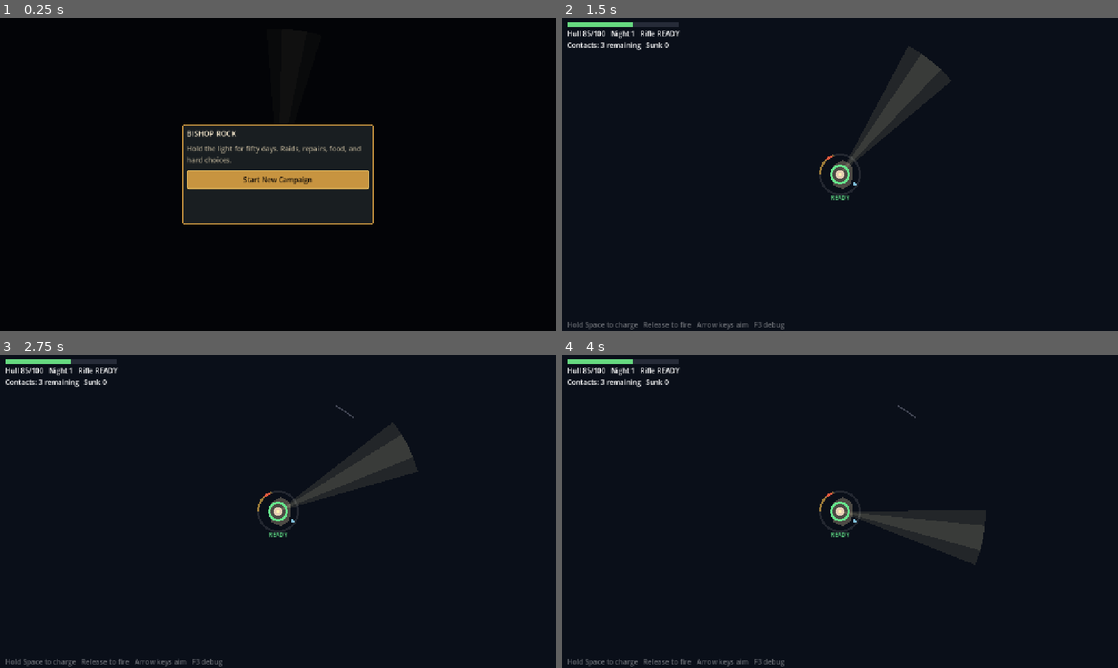
Above: before the commit, frames 1-4 (two rows, left to right).
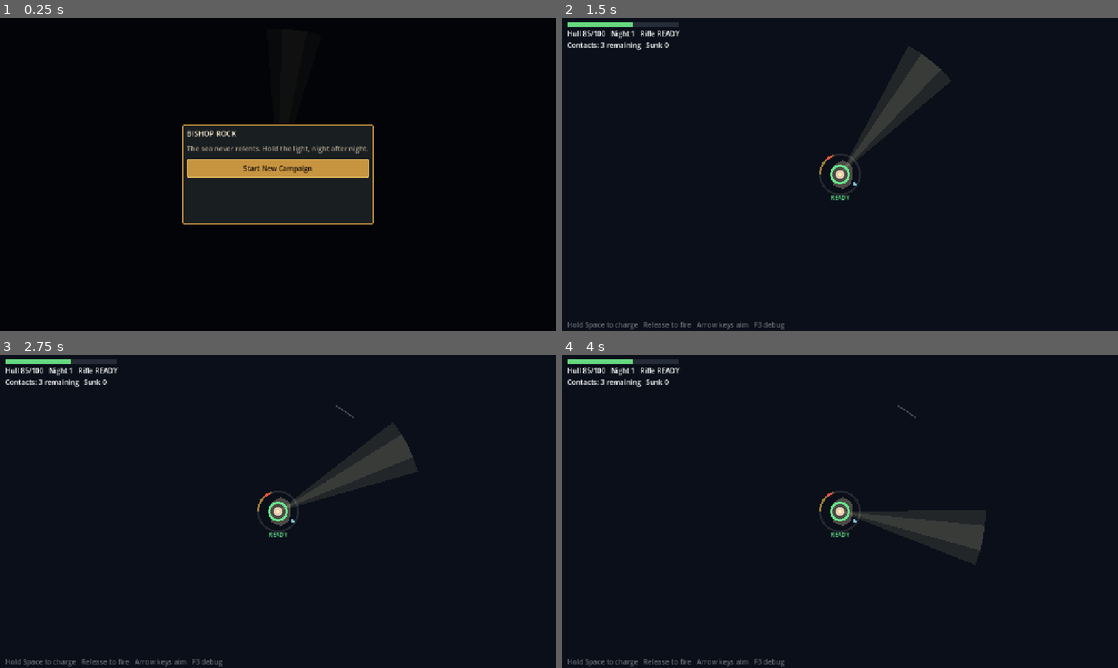
Above: after the commit, the same moments.

Repository: favet/Bishop-Rock
Game: Godot game, scene res://scenes/main/Main.tscn
The game is run twice, just before and just after one commit, with the same random seed, the same clock (stepped at 60 frames per second) and the same inputs.
Inputs (mouse positions are in pixels of both pictures, inside the frame that each line leads up to):
- Up to frame 1 (0.25 s): no input
- Up to frame 2 (1.5 s): click "Start New Campaign" at 0.5 s; move the mouse to (962, 158) at 1.27 s; hold Down (beam_precision) from 1.28 s (still down)
- Up to frame 3 (2.75 s): move the mouse to (166, 527) at 2.02 s; release Down (beam_precision) at 2.03 s; tap Left (beam_rotate_ccw) at 2.1 s
- Up to frame 4 (4 s): move the mouse to (895, 442) at 2.77 s; tap Right (beam_rotate_cw) at 2.85 s; move the mouse to (812, 574) at 3.52 s; tap Tab (cycle_target) at 3.6 s

The runs differ from the first frame. In frame 1, 3.0% of the frame differs, in the area x 33-67%, y 40-55%; in frame 2, less than 0.1%; in frame 3, less than 0.1%; in frame 4, less than 0.1%.

Commit message:
Have/need cost rows, zone highlight, bigger icons, material rebrand
- Action costs now read 'X/N Material' (green when met, red when short);
  rewards sit under a separate REWARD header so trade direction is
  unmistakable. Project requirements share the same row format.
- Selected zone card gets a bright brass border + lighter fill.
- Icons scaled up: top bar 34px, tokens 26px, rows 24px.
- Materials rebranded in UI only (keys unchanged): gold->Shillings,
  wood->Timber, scrap->Iron, food->Rations, tools->Parts. Night float
  text +Ns, dawn summary and log strings updated to match.
- Start copy reframed: perpetual fight, no fifty-day promise.

Co-Authored-By: Claude Fable 5 <noreply@anthropic.com>

Diff:
--- a/scripts/campaign/run_state.gd
+++ b/scripts/campaign/run_state.gd
@@ -159,8 +159,19 @@
 	return ", ".join(missing)
 
 func _display_name(key: String) -> String:
-	if key == "energy_today":
-		return "Daylight"
+	match key:
+		"energy_today":
+			return "Daylight"
+		"gold":
+			return "Shillings"
+		"wood":
+			return "Timber"
+		"scrap":
+			return "Iron"
+		"food":
+			return "Rations"
+		"tools":
+			return "Parts"
 	return key.capitalize()
 
 func perform_action(action_id: String) -> String:
@@ -188,13 +199,13 @@
 				return "Need 1 Daylight."
 			scrap += 2
 			changed.emit()
-			return "Sorted +2 scrap."
+			return "Salvaged +2 iron."
 		"make_tool":
 			if not spend({"energy_today": 1, "scrap": 5}):
 				return "Missing %s." % missing_text({"energy_today": 1, "scrap": 5})
 			tools += 1
 			changed.emit()
-			return "Made a tool."
+			return "Machined a part."
 		"craft_mines":
 			if not spend({"energy_today": 1, "gold": 4, "scrap": 3}):
 				return "Missing %s." % missing_text({"energy_today": 1, "gold": 4, "scrap": 3})
@@ -212,7 +223,7 @@
 				return "Need 1 Daylight."
 			wood += 4
 			changed.emit()
-			return "Gathered +4 wood."
+			return "Gathered +4 timber."
 		"fish":
 			if not spend({"energy_today": 1}):
 				return "Need 1 Daylight."
@@ -229,7 +240,7 @@
 			wood += 2
 			scrap += 3
 			changed.emit()
-			return "Recovered wood and scrap."
+			return "Recovered timber and iron."
 		"plant_potatoes":
 			if _open_farm_plots() <= 0:
 				return "No open farm plot."
--- a/scripts/core/night_board.gd
+++ b/scripts/core/night_board.gd
@@ -77,12 +77,12 @@
 func _on_boat_died(boat: Boat) -> void:
 	kills += 1
 	var reward := _base_reward(boat)
-	var label := "+%dg" % reward
+	var label := "+%ds" % reward
 	if boat.killed_by_perfect:
 		var bonus := _perfect_kill_bonus(boat)
 		reward += bonus
 		perfect_bonus_earned += bonus
-		label = "+%dg PERFECT" % reward
+		label = "+%ds PERFECT" % reward
 	gold_earned += reward
 	if campaign_mode:
 		CampaignState.gold += reward
--- a/scripts/main/main.gd
+++ b/scripts/main/main.gd
@@ -32,6 +32,7 @@
 var _daylight_tokens: Array[Control] = []
 var _daylight_preview_spend: int = 0
 var _zone_title: Label
+var _zone_buttons: Dictionary = {}
 var _action_list: VBoxContainer
 var _log_label: Label
 var _start_night_label: Label
@@ -87,7 +88,7 @@
 	var list := VBoxContainer.new()
 	list.add_theme_constant_override("separation", 12)
 	box.add_child(list)
-	_card_title(list, "Bishop Rock", "Hold the light for fifty days. Raids, repairs, food, and hard choices.")
+	_card_title(list, "Bishop Rock", "The sea never relents. Hold the light, night after night.")
 	var start := Button.new()
 	start.text = "Start New Campaign"
 	start.custom_minimum_size = Vector2(0, 44)
@@ -114,8 +115,8 @@
 	for line in [
 		"Boats sunk: %d" % int(stats["kills"]),
 		"Boats crashed: %d" % int(stats["crashed"]),
-		"Gold earned: %dg" % int(stats["gold_earned"]),
-		"Perfect bonuses: %dg" % int(stats["perfect_bonus_earned"]),
+		"Shillings earned: %d" % int(stats["gold_earned"]),
+		"Perfect bonuses: %d" % int(stats["perfect_bonus_earned"]),
 		"Hull damage taken: %d" % int(stats["hull_damage_taken"]),
 		"Hull: %d/%d" % [int(stats["hull"]), int(stats["max_hull"])],
 		"Defenses consumed: %d mines, %d barricades" % [int(consumed.get("mines", 0)), int(consumed.get("barricades", 0))],
@@ -133,6 +134,7 @@
 	list.add_child(button)
 
 func _show_day_hub() -> void:
+	_zone_buttons.clear()
 	_day_root = Control.new()
 	_day_root.set_anchors_preset(Control.PRESET_FULL_RECT)
 	_campaign_layer.add_child(_day_root)
@@ -232,6 +234,10 @@
 func _select_zone(zone: String) -> void:
 	_selected_zone = zone
 	_zone_title.text = zone
+	for z in _zone_buttons:
+		var selected: bool = z == zone
+		_zone_buttons[z].add_theme_stylebox_override("normal",
+			_panel_style(PANEL_HOVER if selected else PANEL, BRASS if selected else BRASS_DARK, 3 if selected else 2))
 	for child in _action_list.get_children():
 		child.queue_free()
 	for action in _actions_for_zone(zone):
@@ -249,6 +255,7 @@
 	card.add_theme_stylebox_override("normal", _panel_style(PANEL, BRASS_DARK, 2))
 	card.add_theme_stylebox_override("hover", _panel_style(PANEL_HOVER, BRASS, 2))
 	card.pressed.connect(_select_zone.bind(zone))
+	_zone_buttons[zone] = card
 	return card
 
 func _action_card(action: Dictionary) -> Button:
@@ -263,8 +270,13 @@
 	rows.position = Vector2(12, 8)
 	button.add_child(rows)
 	_card_title(rows, action["name"], action["effect"], false)
-	_trade_rows(rows, action.get("cost", {}), RED, "-")
-	_trade_rows(rows, action.get("gain", {}), GREEN, "+")
+	var cost: Dictionary = action.get("cost", {})
+	for key in cost.keys():
+		_have_need_row(rows, key, int(CampaignState.get(key)), int(cost[key]))
+	var gain: Dictionary = action.get("gain", {})
+	if not gain.is_empty():
+		_small_label(rows, "REWARD", BRASS, false)
+		_trade_rows(rows, gain, GREEN, "+")
 	if action.has("note"):
 		_small_label(rows, action["note"], MUTED, false)
 	# A Button doesn't grow to fit manual children — size it to the content
@@ -338,15 +350,15 @@
 			]
 		"Crafting":
 			return [
-				{"id": "sort_scrap", "name": "Sort Scrap", "effect": "Recover usable metal", "cost": {"energy_today": 1}, "gain": {"scrap": 2}},
-				{"id": "make_tool", "name": "Make Tool", "effect": "Forge one upgrade tool", "cost": {"energy_today": 1, "scrap": 5}, "gain": {"tools": 1}, "note": "Used for Lens Crank I, Rifle Breech I,\nand Rusty Autoturret."},
+				{"id": "sort_scrap", "name": "Sort Salvage", "effect": "Recover usable iron", "cost": {"energy_today": 1}, "gain": {"scrap": 2}},
+				{"id": "make_tool", "name": "Machine a Part", "effect": "Fabricate one precision part", "cost": {"energy_today": 1, "scrap": 5}, "gain": {"tools": 1}, "note": "Needed for Lens Crank I, Rifle Breech I,\nand Rusty Autoturret."},
 				{"id": "craft_mines", "name": "Craft Mines", "effect": "Prepare automatic night mines", "cost": {"energy_today": 1, "gold": 4, "scrap": 3}, "gain": {"mines": 2}},
 				{"id": "build_barricade", "name": "Build Barricade", "effect": "Reduce next crash damage", "cost": {"energy_today": 1, "wood": 4}, "gain": {"barricades": 1}},
 			]
 		"Supplies":
 			return [
-				{"id": "gather_driftwood", "name": "Gather Driftwood", "effect": "Comb the shore for lumber", "cost": {"energy_today": 1}, "gain": {"wood": 4}},
-				{"id": "fish", "name": "Fish", "effect": "Food with a little market value", "cost": {"energy_today": 1}, "gain": {"food": 2, "gold": 2}},
+				{"id": "gather_driftwood", "name": "Gather Driftwood", "effect": "Comb the shore for timber", "cost": {"energy_today": 1}, "gain": {"wood": 4}},
+				{"id": "fish", "name": "Fish", "effect": "Rations and a few shillings", "cost": {"energy_today": 1}, "gain": {"food": 2, "gold": 2}},
 				{"id": "dive_wreckage", "name": "Dive Wreckage", "effect": "Salvage below the dock", "cost": {"energy_today": 2}, "gain": {"wood": 2, "scrap": 3}, "note": "Once per day."},
 				{"id": "plant_potatoes", "name": "Plant Potatoes", "effect": "Matures after 3 days", "cost": {"energy_today": 1, "food": 1}, "gain": {"crop": 1}},
 				{"id": "harvest_potatoes", "name": "Harvest Potatoes", "effect": "Free harvest from mature plots", "cost": {}, "gain": {"food": 5 + (1 if CampaignState.completed_projects.has("garden_bed_prep") else 0)}},
@@ -383,9 +395,9 @@
 		"Repairs":
 			return "REPAIRS\nHull, lens, lighthouse work"
 		"Crafting":
-			return "CRAFTING\nScrap, tools, mines, defenses"
+			return "CRAFTING\nIron, parts, mines, defenses"
 		"Supplies":
-			return "SUPPLIES\nWood, food, salvage, crops"
+			return "SUPPLIES\nTimber, rations, salvage, crops"
 		"Rest":
 			return "REST\nMeals, daylight, scouting"
 	return zone
@@ -397,7 +409,7 @@
 	box.mouse_filter = Control.MOUSE_FILTER_IGNORE
 	box.add_theme_constant_override("separation", 6)
 	wrap.add_child(box)
-	box.add_child(ResourceIcon.new("hull", 26))
+	box.add_child(ResourceIcon.new("hull", 34))
 	var rows := VBoxContainer.new()
 	box.add_child(rows)
 	_hull_label = Label.new()
@@ -430,7 +442,7 @@
 	tokens.add_theme_constant_override("separation", 4)
 	rows.add_child(tokens)
 	for i in maxi(CampaignState.energy_max, CampaignState.energy_today):
-		var token := ResourceIcon.new("daylight", 20)
+		var token := ResourceIcon.new("daylight", 26)
 		token.name = "DaylightToken%d" % i
 		tokens.add_child(token)
 		_daylight_tokens.append(token)
@@ -443,7 +455,7 @@
 	box.mouse_filter = Control.MOUSE_FILTER_IGNORE
 	box.add_theme_constant_override("separation", 6)
 	wrap.add_child(box)
-	box.add_child(ResourceIcon.new(ResourceIcon.kind_for(key), 26))
+	box.add_child(ResourceIcon.new(ResourceIcon.kind_for(key), 34))
 	var label := Label.new()
 	label.text = value
 	label.add_theme_font_size_override("font_size", 18)
@@ -505,19 +517,25 @@
 	row.add_child(sign)
 	var kind := ResourceIcon.kind_for(key)
 	if not kind.is_empty():
-		row.add_child(ResourceIcon.new(kind, 20))
+		row.add_child(ResourceIcon.new(kind, 24))
 	var label := Label.new()
 	label.text = "%s %d" % [_display_resource_name(key), amount]
 	label.add_theme_color_override("font_color", color)
 	row.add_child(label)
 
+## "X/N Material" — green once you meet the need, red while short.
 func _have_need_row(parent: VBoxContainer, key: String, have: int, need: int) -> void:
 	var color := GREEN if have >= need else RED
 	var row := HBoxContainer.new()
 	row.tooltip_text = _gain_hint(key)
+	row.add_theme_constant_override("separation", 6)
 	parent.add_child(row)
+	var kind := ResourceIcon.kind_for(key)
+	if not kind.is_empty():
+		row.add_child(ResourceIcon.new(kind, 24))
 	var label := Label.new()
-	label.text = "%s %d / %d" % [_display_resource_name(key), have, need]
+	label.text = "%d/%d %s" % [have, need, _display_resource_name(key)]
+	label.add_theme_font_size_override("font_size", 15)
 	label.add_theme_color_override("font_color", color)
 	row.add_child(label)
 
@@ -556,9 +574,9 @@
 	row.add_theme_constant_override("separation", 12)
 	wrap.add_child(row)
 	_small_label(row, "TONIGHT'S DEFENSES", BRASS, false)
-	row.add_child(ResourceIcon.new("mines", 20))
+	row.add_child(ResourceIcon.new("mines", 26))
 	_small_label(row, "Mines %d" % CampaignState.mines, TEXT, false)
-	row.add_child(ResourceIcon.new("barricades", 20))
+	row.add_child(ResourceIcon.new("barricades", 26))
 	_small_label(row, "Barricades %d" % CampaignState.barricades, TEXT, false)
 	if not CampaignState.scouted_profile.is_empty():
 		_small_label(row, "Scout: %s" % CampaignState.scouted_profile["profile_name"], MUTED, false)
@@ -576,15 +594,15 @@
 func _gain_hint(key: String) -> String:
 	match key:
 		"gold":
-			return "Gain from sinking boats and Fishing."
+			return "Shillings. Gain from sinking boats and Fishing."
 		"wood":
-			return "Gain from Gather Driftwood or Dive Wreckage."
+			return "Timber. Gain from Gather Driftwood or Dive Wreckage."
 		"scrap":
-			return "Gain from Sort Scrap or Dive Wreckage."
+			return "Iron. Gain from Sort Salvage or Dive Wreckage."
 		"food":
-			return "Gain from Fishing and crops."
+			return "Rations. Gain from Fishing and crops."
 		"tools":
-			return "Make tools in Crafting. Used for Lens Crank I, Rifle Breech I, and Rusty Autoturret."
+			return "Machine parts in Crafting. Needed for Lens Crank I, Rifle Breech I, and Rusty Autoturret."
 		"energy_today", "daylight_work":
 			return "Daylight is your work time for the day."
 	return ""
@@ -596,31 +614,33 @@
 		"energy_today":
 			return "Daylight\nYour work time for the day. Most actions spend Daylight. Rest or Cook can improve tomorrow."
 		"gold":
-			return "Gold\nUsed for repairs, projects, crafting, and supplies. Earned by sinking boats and fishing."
+			return "Shillings\nUsed for repairs, projects, crafting, and supplies. Earned by sinking boats and fishing."
 		"wood":
-			return "Wood\nUsed for repairs, barricades, farm work, and hull projects. Gain from Gather Driftwood or Dive Wreckage."
+			return "Timber\nUsed for repairs, barricades, farm work, and hull projects. Gain from Gather Driftwood or Dive Wreckage."
 		"scrap":
-			return "Scrap\nUsed for mines, tools, gun upgrades, and turret work. Gain from Sort Scrap or Dive Wreckage."
+			return "Iron\nUsed for mines, parts, gun upgrades, and turret work. Gain from Sort Salvage or Dive Wreckage."
 		"food":
-			return "Food\nUsed for meals and planting. Gain from Fishing and crops."
+			return "Rations\nUsed for meals and planting. Gain from Fishing and crops."
 		"day":
 			return "Day\nSurvive nights, spend daylight, and keep the lighthouse standing."
 	return ""
 
+## Player-facing material names. Internal keys stay gold/wood/scrap/food/
+## tools so save data and action definitions don't churn on a rename.
 func _display_resource_name(key: String) -> String:
 	match key:
 		"energy_today", "tomorrow_daylight", "daylight_work":
 			return "Daylight"
 		"gold":
-			return "Gold"
+			return "Shillings"
 		"wood":
-			return "Wood"
+			return "Timber"
 		"scrap":
-			return "Scrap"
+			return "Iron"
 		"food":
-			return "Food"
+			return "Rations"
 		"tools":
-			return "Tool"
+			return "Parts"
 		"mines":
 			return "Mine"
 		"barricades":
Not shown, changed: Docs/CAMPAIGN_LOOP_V1.md
